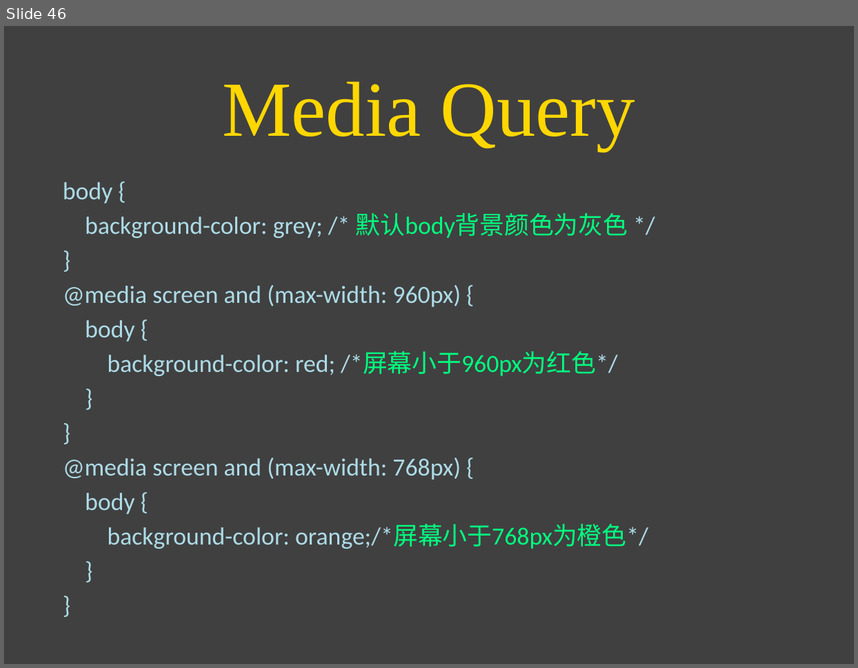
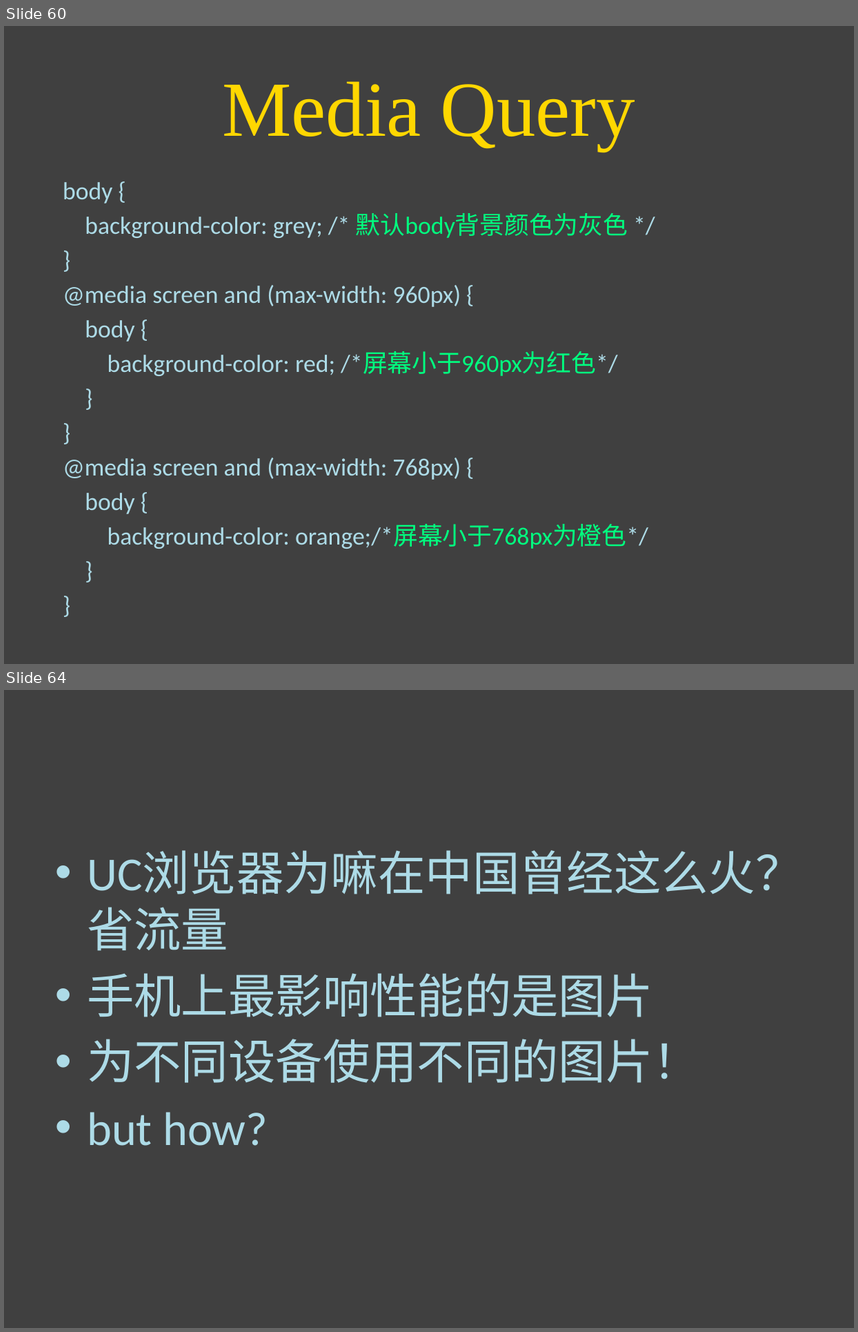
Before and after one commit to simplemx/playground, a slide deck: ppt/frontend.pptx. Shown one above the other, each under a label of ours: slide 46 before the commit, slides 60 and 64 after it; the slides between them are not shown. The pictures are 858x668 and 858x1332 pixels, drawn with LibreOffice and Linux fonts; fonts in the diff are those of the drawing. Boxes give left, top, right and bottom in pixels: in the first picture for what was removed or moved away, otherwise in the second. Text is boxed around its words. In the diff, an @@ line names an element or a change of style, - is before the commit and + after.

```diff
--- a/ppt/frontend.pptx
+++ b/ppt/frontend.pptx
@@ slide 64 added at (x1=4, y1=690, x2=854, y2=1328), background #404040 @@
@@ text added at (x1=87, y1=851, x2=803, y2=1145), 40 pt, text #ADDBE7 @@
+• UC浏览器为嘛在中国曾经这么火？省流量
+• 手机上最影响性能的是图片
+• 为不同设备使用不同的图片！
+• but how?
@@ what was slide 46 is now slide 60 @@
```
Also in this commit, not shown: 13 slides changed, 48 other slides added, 2 slides removed.
